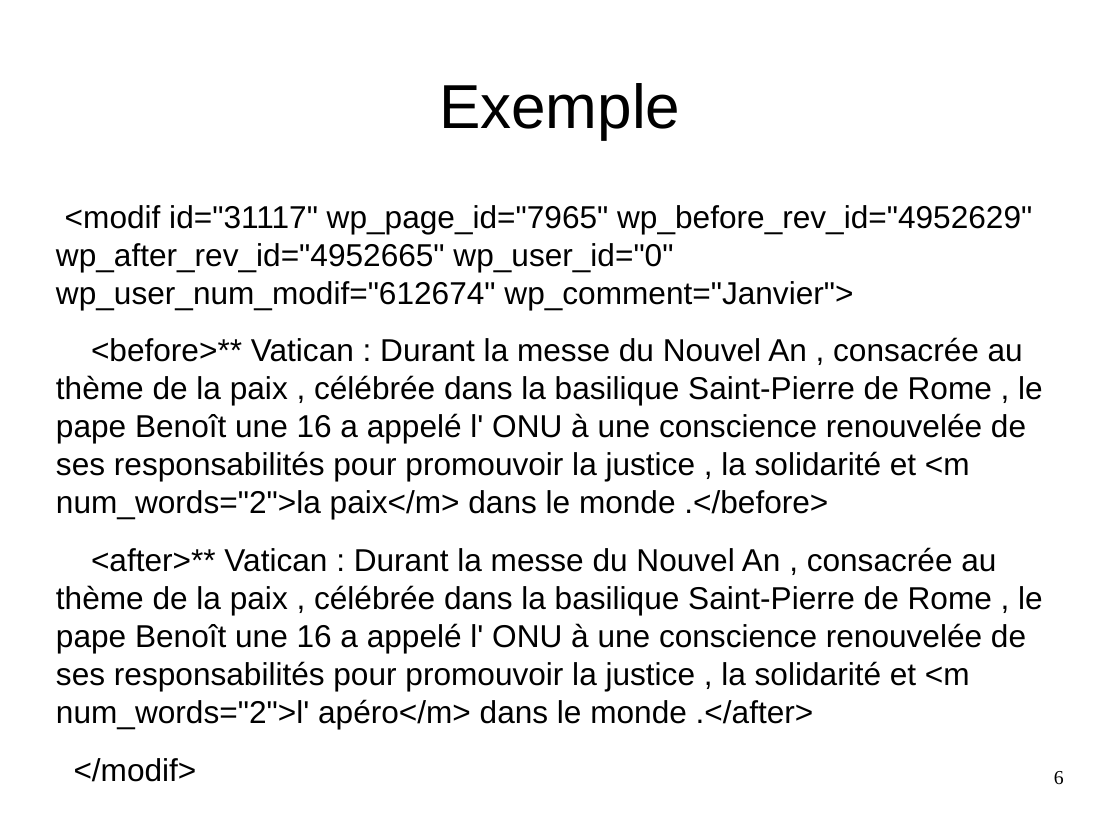
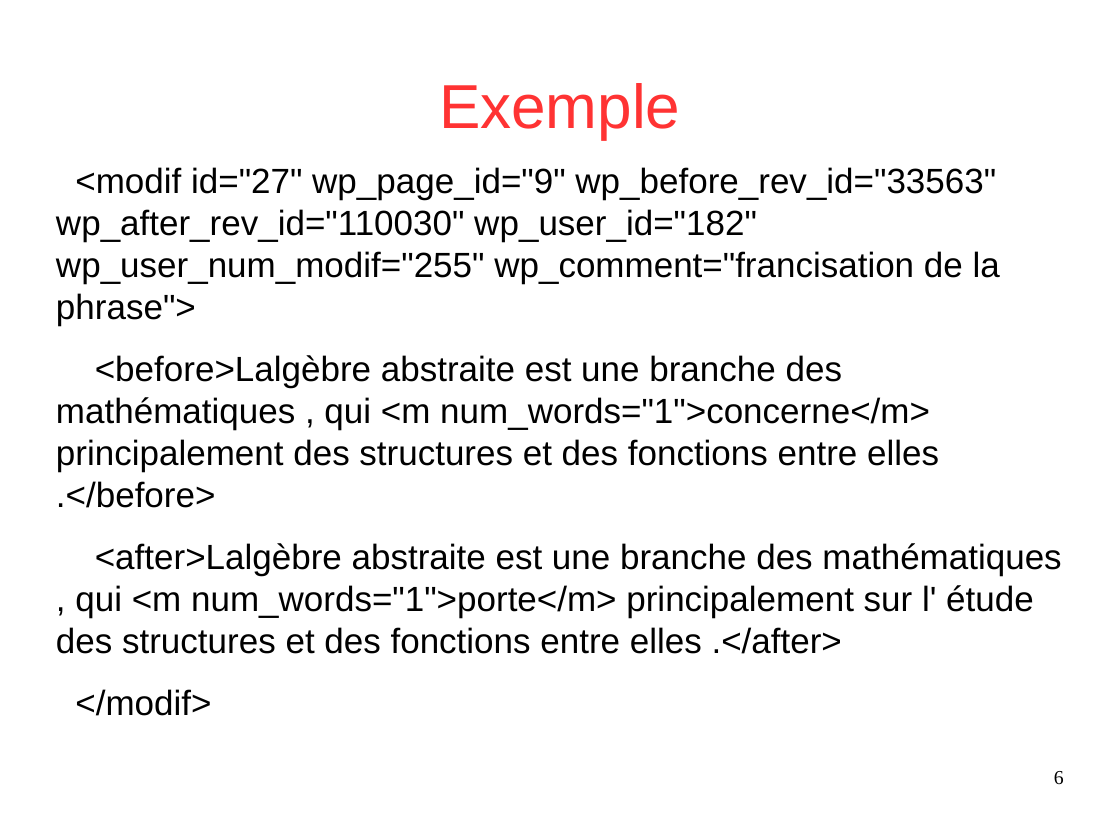
Before and after one commit to Sle3pingForest/StageL3, a slide deck: slide 6 of RapportDamien/presentation.odp. Drawn at 1120x840 pixels with LibreOffice and Linux fonts; fonts in the diff are those of the drawing. Boxes give left, top, right and bottom in pixels: in the first picture for what was removed or moved away, otherwise in the second. Text is boxed around its words. In the diff, an @@ line names an element or a change of style, - is before the commit and + after.

```diff
--- a/RapportDamien/presentation.odp
+++ b/RapportDamien/presentation.odp
@@ title "Exemple" at (x1=439, y1=83, x2=680, y2=139): text colour #000000 to #FF3333 @@
@@ text at (x1=56, y1=167, x2=1061, y2=654): text changed; size 22.4 to 24.8 pt @@
-<modif id="31117" wp_page_id="7965" wp_before_rev_id="4952629" wp_after_rev_id="4952665" wp_user_id="0" wp_user_num_modif="612674" wp_comment="Janvier">
-<before>** Vatican : Durant la messe du Nouvel An , consacrée au thème de la paix , célébrée dans la basilique Saint-Pierre de Rome , le pape Benoît une 16 a appelé l' ONU à une conscience renouvelée de ses responsabilités pour promouvoir la justice , la solidarité et <m num_words="2">la paix</m> dans le monde .</before>
-<after>** Vatican : Durant la messe du Nouvel An , consacrée au thème de la paix , célébrée dans la basilique Saint-Pierre de Rome , le pape Benoît une 16 a appelé l' ONU à une conscience renouvelée de ses responsabilités pour promouvoir la justice , la solidarité et <m num_words="2">l' apéro</m> dans le monde .</after>
+<modif id="27" wp_page_id="9" wp_before_rev_id="33563" wp_after_rev_id="110030" wp_user_id="182" wp_user_num_modif="255" wp_comment="francisation de la phrase">
+<before>Lalgèbre abstraite est une branche des mathématiques , qui <m num_words="1">concerne</m> principalement des structures et des fonctions entre elles .</before>
+<after>Lalgèbre abstraite est une branche des mathématiques , qui <m num_words="1">porte</m> principalement sur l' étude des structures et des fonctions entre elles .</after>
@@ text "<modif id="27" wp_page_id="9" wp_before_rev_id="33563" wp_af ..." at (x1=56, y1=167, x2=1061, y2=716): vertical alignment top to middle @@
@@ text at (x1=75, y1=689, x2=211, y2=716): size 22.4 to 24.8 pt in "</modif>" @@
```
Also in this commit, not shown: 7 other slides changed, 4 slides added, 1 slide removed, 1 other file.
